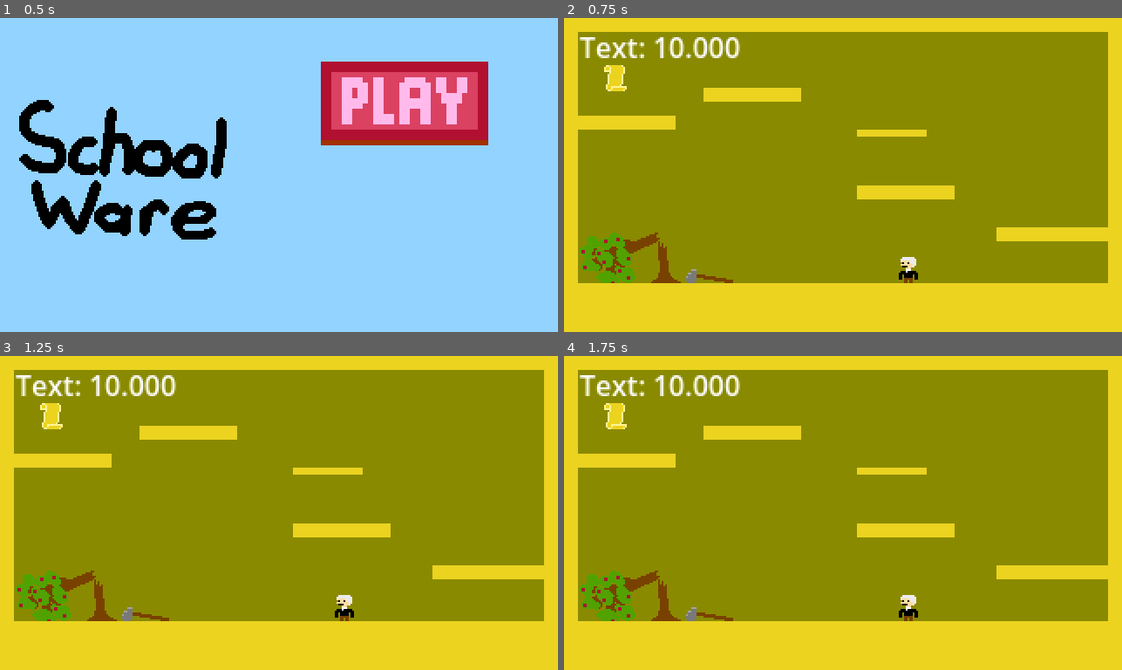
Above: before the commit, frames 1-4 (two rows, left to right).
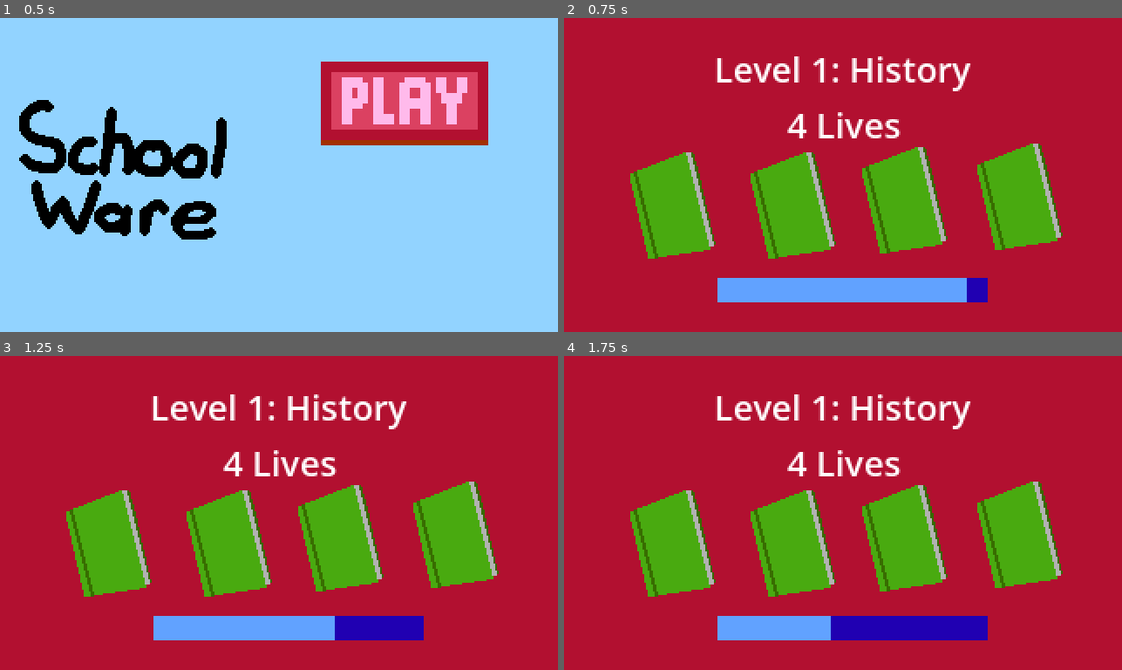
Above: after the commit, the same moments.

Repository: ObedH/school-ware
Game: Godot game, scene res://scenes/menu/menu.tscn
The game is run twice, just before and just after one commit, with the same random seed, the same clock (stepped at 60 frames per second) and the same inputs.
Inputs (mouse positions are in pixels of both pictures, inside the frame that each line leads up to):
- Up to frame 1 (0.5 s): no input
- Up to frame 2 (0.75 s): click (965, 102) at 0.5 s
- Up to frame 3 (1.25 s): no input
- Up to frame 4 (1.75 s): tap Enter at 1.25 s; move the mouse to (965, 497) at 1.27 s; hold Right (move_right) from 1.28 s (still down); tap Alt at 1.35 s; click (965, 497) at 1.42 s; tap Z (jump) at 1.52 s

Frame 1 is identical in both runs. In frame 2, 100% of the frame differs, in the area x 0-100%, y 0-100%; in frame 3, 100%; in frame 4, 100%.

Commit message:
Got started on setting up exports

Diff:
--- a/minigames/minigame_1.tscn
+++ b/minigames/minigame_1.tscn
@@ -165,7 +165,4 @@
 offset_right = 79.0
 offset_bottom = 28.0
 
-[node name="HealthbarDisplay" parent="." index="9" unique_id=558284083]
-visible = false
-
 [connection signal="area_entered" from="ManuScript/Area2D" to="ManuScript" method="_on_area_2d_area_entered"]
Not shown, added: export_presets.cfg
Binary file added: minigames/thingamabobs.aseprite
Not shown, changed: todo.md
